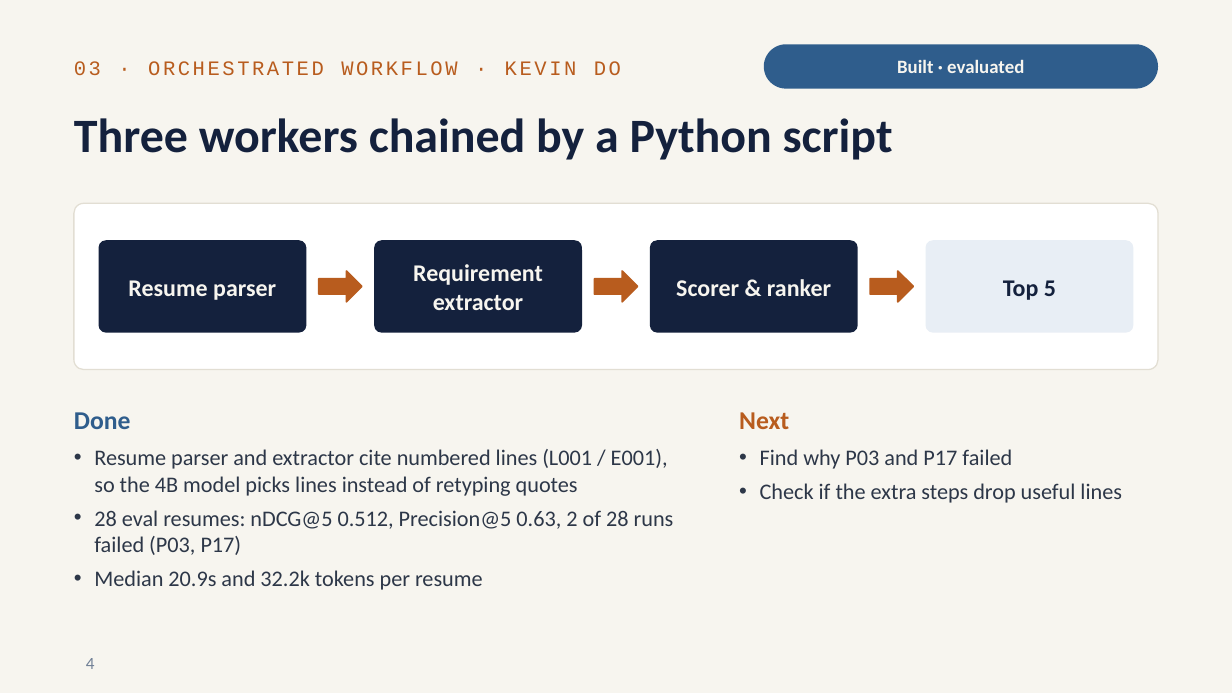
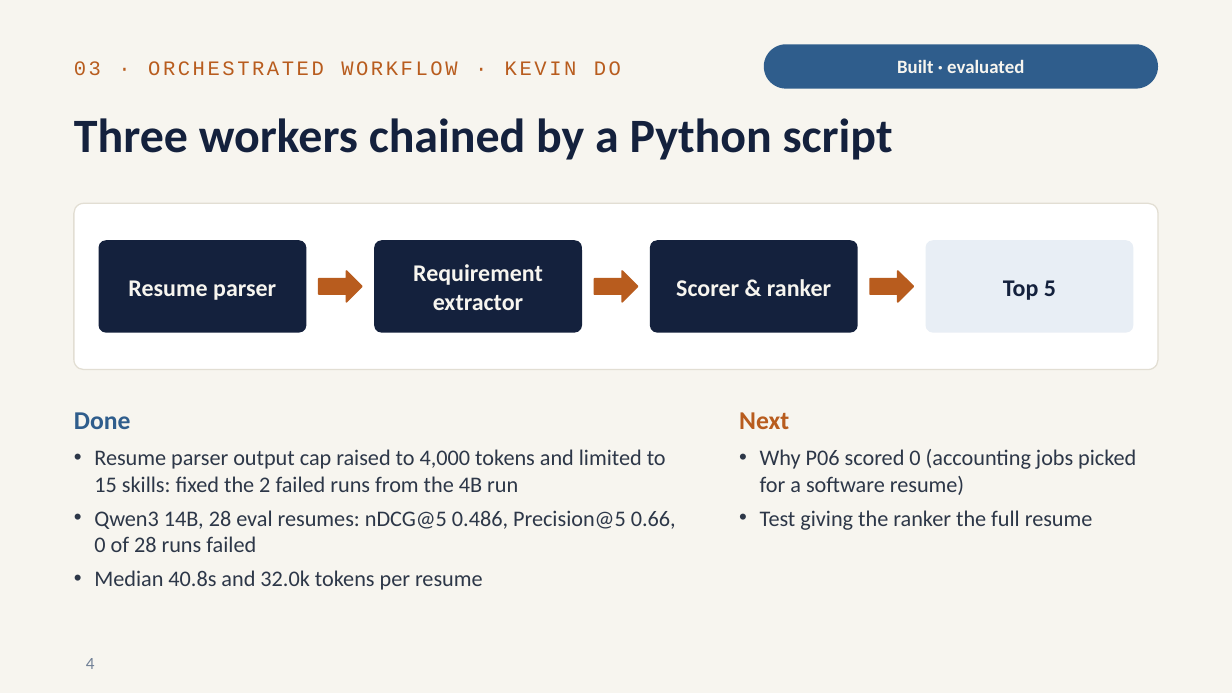
Before and after one commit to RitvikNeerattil/agentic_resume_matcher, a slide deck: slide 4 of progress_update_2026-10.pptx. Drawn at 1232x693 pixels with LibreOffice and Linux fonts; fonts in the diff are those of the drawing. Boxes give left, top, right and bottom in pixels: in the first picture for what was removed or moved away, otherwise in the second. Text is boxed around its words. In the diff, an @@ line names an element or a change of style, - is before the commit and + after.

Commit message:
Update README with evaluation results on rjdfit dataset; add new result summaries and manifest files for 4B and 14B models

```diff
--- a/progress_update_2026-10.pptx
+++ b/progress_update_2026-10.pptx
@@ text at bbox=[94, 449, 676, 590]: text changed @@
-• Resume parser and extractor cite numbered lines (L001 / E001), so the 4B model picks lines instead of retyping quotes
-• 28 eval resumes: nDCG@5 0.512, Precision@5 0.63, 2 of 28 runs failed (P03, P17)
-• Median 20.9s and 32.2k tokens per resume
+• Resume parser output cap raised to 4,000 tokens and limited to 15 skills: fixed the 2 failed runs from the 4B run
+• Qwen3 14B, 28 eval resumes: nDCG@5 0.486, Precision@5 0.66, 0 of 28 runs failed
+• Median 40.8s and 32.0k tokens per resume
@@ text at bbox=[760, 449, 1136, 530]: text changed @@
-• Find why P03 and P17 failed
-• Check if the extra steps drop useful lines
+• Why P06 scored 0 (accounting jobs picked for a software resume)
+• Test giving the ranker the full resume
```
Also in this commit, not shown: 6 other slides changed, 8 other files.
